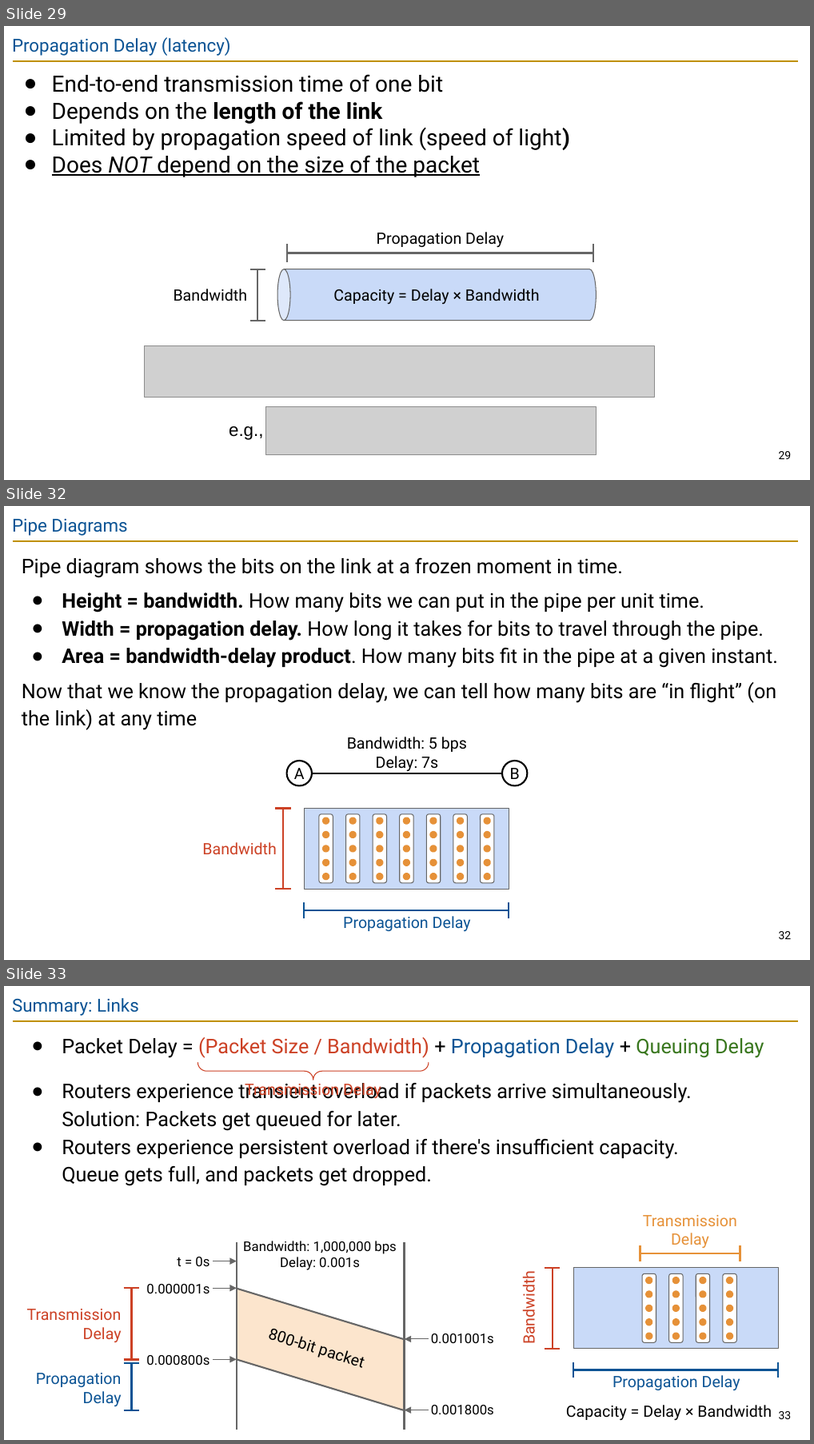
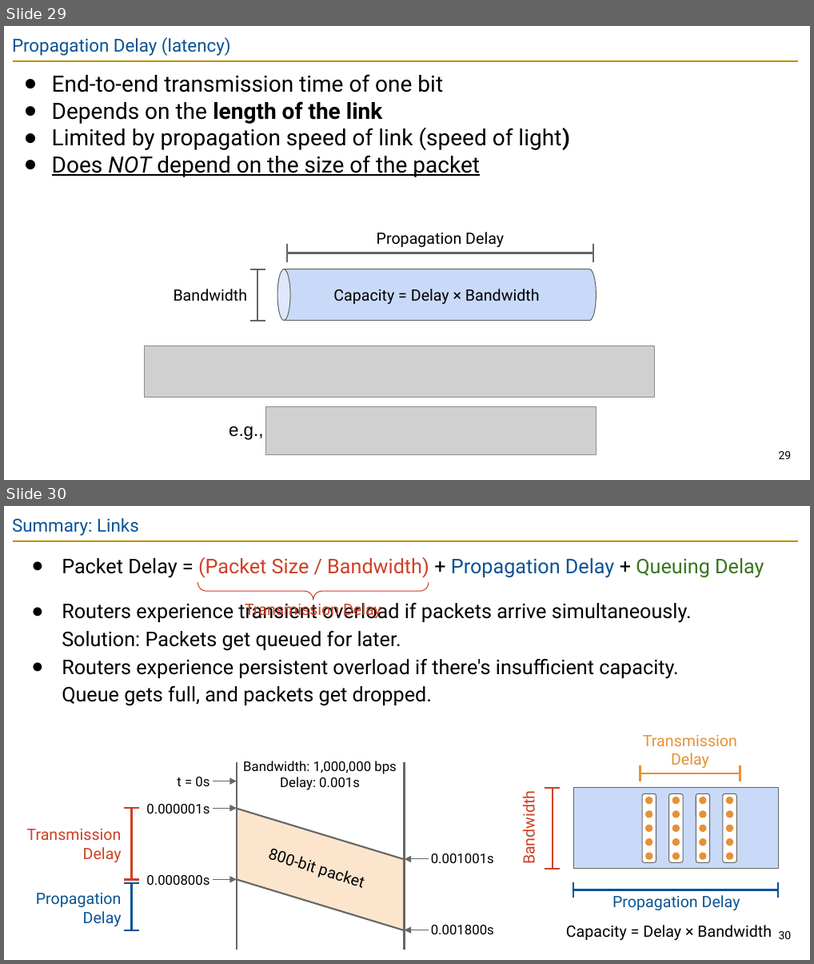
Before and after one commit to guhofstra/CSC175Sp26, a slide deck: PPTs/Lecture 3 - Links.pptx. Shown one above the other, each under a label of ours: slides 29, 32 and 33 before the commit, slides 29 and 30 after it; the slides between them are not shown. The pictures are 814x1444 and 814x964 pixels, drawn with LibreOffice and Linux fonts; fonts in the diff are those of the drawing; grey boxes stand for pictures. Boxes give left, top, right and bottom in pixels: in the first picture for what was removed or moved away, otherwise in the second. Text is boxed around its words. In the diff, an @@ line names an element or a change of style, - is before the commit and + after.

```diff
--- a/PPTs/Lecture 3 - Links.pptx
+++ b/PPTs/Lecture 3 - Links.pptx
@@ slide 32 removed at <box>4,506,810,960</box>, background #FFFFFF; not listed: 1 template element that a slide beside it also shows @@
@@ title removed at <box>12,519,127,536</box> @@
-Pipe Diagrams
@@ text removed at <box>22,558,778,730</box> @@
-Pipe diagram shows the bits on the link at a frozen moment in time.
-● Height = bandwidth. How many bits we can put in the pipe per unit time.
-● Width = propagation delay. How long it takes for bits to travel through the pipe.
-● Area = bandwidth-delay product. How many bits fit in the pipe at a given instant.
-Now that we know the propagation delay, we can tell how many bits are “in flight” (on the link) at any time
@@ text removed at <box>347,736,467,771</box> @@
-Bandwidth: 5 bps
-Delay: 7s
@@ ellipse removed at <box>287,761,312,786</box> @@
-A
@@ ellipse removed at <box>502,761,527,786</box> @@
-B
@@ line removed from (312, 773) to (502, 773) @@
@@ line removed from (275, 808) to (291, 808) @@
@@ line removed from (283, 889) to (283, 808) @@
@@ rectangle removed at <box>304,808,509,889</box> @@
@@ group removed at <box>319,814,333,883</box>: 5 ellipses, 1 rounded rectangle @@
@@ group removed at <box>346,814,360,883</box>: 5 ellipses, 1 rounded rectangle @@
@@ group removed at <box>373,814,386,883</box>: 5 ellipses, 1 rounded rectangle @@
@@ group removed at <box>400,814,414,883</box>: 5 ellipses, 1 rounded rectangle @@
@@ group removed at <box>426,814,440,883</box>: 5 ellipses, 1 rounded rectangle @@
@@ group removed at <box>453,814,467,883</box>: 5 ellipses, 1 rounded rectangle @@
@@ group removed at <box>481,814,494,883</box>: 5 ellipses, 1 rounded rectangle @@
@@ text removed at <box>202,842,277,854</box> @@
-Bandwidth
@@ line removed from (275, 889) to (291, 889) @@
@@ line removed from (304, 902) to (304, 918) @@
@@ line removed from (304, 910) to (509, 910) @@
@@ line removed from (509, 902) to (509, 918) @@
@@ text removed at <box>343,916,471,931</box> @@
-Propagation Delay
@@ page number removed at <box>779,931,792,939</box> @@
-32
@@ what was slide 33 is now slide 30 @@
@@ page number at <box>779,931,792,939</box>: text changed @@
-33
+30
```
Also in this commit, not shown: 7 slides changed, 2 other slides removed, 4 other files.
